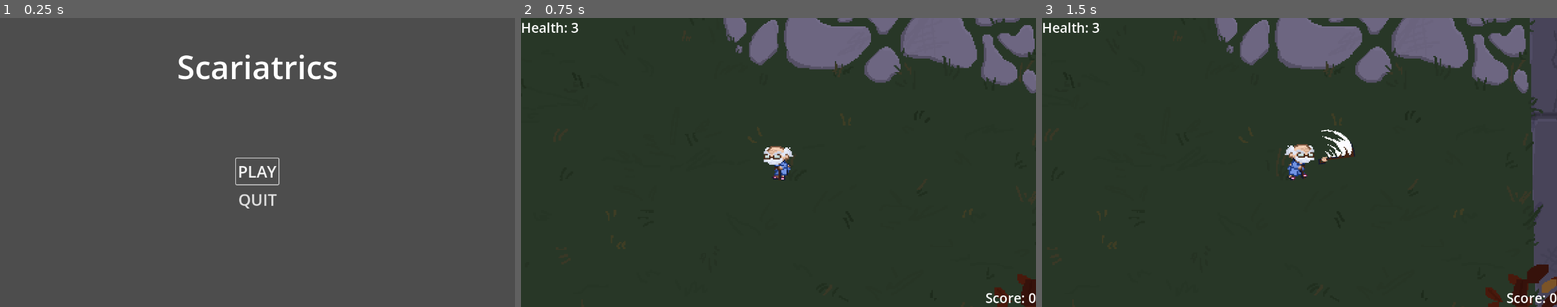
Above: before the commit, frames 1-3 (left to right).
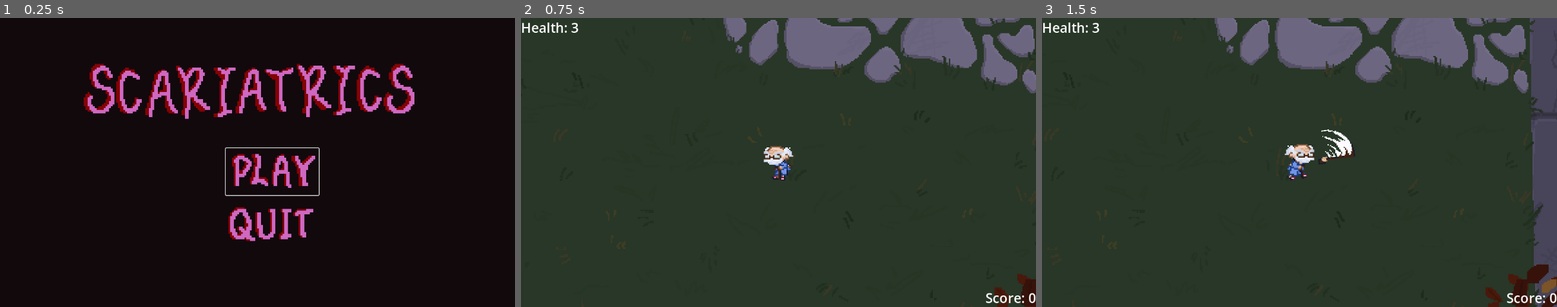
Above: after the commit, the same moments.

Repository: kschulz20/scream-jam-2024
Game: Godot game, scene res://src/UI/main_menu.tscn
Two runs of this game, one before a commit and one after it. Both use one fixed random seed, a clock stepped at 60 frames per second and the inputs below. Sound files missing from this copy of the repository are replaced by a short silence.
Inputs (mouse positions are in pixels of both pictures, inside the frame that each line leads up to; where the layout moved, square brackets give the same spot in the first picture):
- Up to frame 1 (0.25 s): no input
- Up to frame 2 (0.75 s): click (793, 171) [778, 171] at 0.5 s
- Up to frame 3 (1.5 s): tap Enter (restart) at 1.25 s; move the mouse to (1412, 148) at 1.27 s; hold D (move_right) from 1.28 s (still down); click (1412, 148) at 1.35 s

The runs differ from the first frame. In frame 1, 100% of the frame differs, in the area x 0-100%, y 0-100%; in frame 2, nothing differs; in frame 3, nothing differs.

Commit message:
Added texture text and color to main menu

Diff:
--- a/src/UI/main_menu.gd
+++ b/src/UI/main_menu.gd
@@ -1,6 +1,6 @@
 extends Control
 
-@onready var play_button = get_node("VBoxContainer/MenuOptions/Play")
+@onready var play_button = get_node("../Play")
 
 func _ready():
 	play_button.grab_focus()
--- a/src/UI/main_menu.tscn
+++ b/src/UI/main_menu.tscn
@@ -1,15 +1,32 @@
-[gd_scene load_steps=3 format=3 uid="uid://b732qgk7gx16v"]
+[gd_scene load_steps=6 format=3 uid="uid://b732qgk7gx16v"]
 
 [ext_resource type="Script" path="res://src/UI/main_menu.gd" id="1_diclq"]
+[ext_resource type="Texture2D" uid="uid://bfmc2g4je82t2" path="res://assets/title/title.png" id="2_sbicu"]
+[ext_resource type="Texture2D" uid="uid://88w5pcka4ihl" path="res://assets/title/play.png" id="2_wef45"]
 [ext_resource type="AudioStream" uid="uid://c3p2fi65512y0" path="res://assets/title/scariatrics-title.wav" id="2_x2ull"]
+[ext_resource type="Texture2D" uid="uid://ckeoxw72ijnbs" path="res://assets/title/quit.png" id="5_i5xfk"]
 
-[node name="MainMenu" type="MarginContainer"]
+[node name="CanvasLayer" type="CanvasLayer"]
+
+[node name="ColorRect" type="ColorRect" parent="."]
 anchors_preset = 15
 anchor_right = 1.0
 anchor_bottom = 1.0
 grow_horizontal = 2
 grow_vertical = 2
-focus_neighbor_left = NodePath("VBoxContainer/MenuOptions/Play")
+color = Color(0.0706356, 0.0358314, 0.0508782, 1)
+
+[node name="MainMenu" type="MarginContainer" parent="."]
+anchors_preset = 15
+anchor_right = 1.0
+anchor_bottom = 1.0
+offset_left = 23.0
+offset_top = -9.0
+offset_right = 81.0
+offset_bottom = -1.0
+grow_horizontal = 2
+grow_vertical = 2
+focus_neighbor_left = NodePath("../Play")
 focus_mode = 2
 theme_override_constants/margin_left = 120
 theme_override_constants/margin_top = 60
@@ -17,40 +34,63 @@
 theme_override_constants/margin_bottom = 60
 script = ExtResource("1_diclq")
 
-[node name="VBoxContainer" type="VBoxContainer" parent="."]
+[node name="VBoxContainer" type="VBoxContainer" parent="MainMenu"]
+layout_direction = 1
 layout_mode = 2
 
-[node name="Title" type="Label" parent="VBoxContainer"]
+[node name="Title" type="Label" parent="MainMenu/VBoxContainer"]
 layout_mode = 2
 theme_override_font_sizes/font_size = 72
-text = "Scariatrics"
 horizontal_alignment = 1
 
-[node name="MenuOptions" type="VBoxContainer" parent="VBoxContainer"]
+[node name="MenuOptions" type="VBoxContainer" parent="MainMenu/VBoxContainer"]
 layout_mode = 2
 size_flags_vertical = 3
 theme_override_constants/separation = 5
 alignment = 1
 
-[node name="Play" type="Button" parent="VBoxContainer/MenuOptions"]
+[node name="TitleMusic" type="AudioStreamPlayer" parent="MainMenu"]
+stream = ExtResource("2_x2ull")
+autoplay = true
+
+[node name="TitleTexture" type="TextureRect" parent="MainMenu"]
 layout_mode = 2
+texture = ExtResource("2_sbicu")
+expand_mode = 3
+
+[node name="PlayTexture" type="TextureRect" parent="MainMenu"]
+layout_mode = 2
+texture = ExtResource("2_wef45")
+expand_mode = 3
+
+[node name="QuitTexture" type="TextureRect" parent="MainMenu"]
+layout_mode = 2
+texture = ExtResource("5_i5xfk")
+expand_mode = 3
+
+[node name="TextureRect" type="TextureRect" parent="MainMenu"]
+layout_mode = 2
+
+[node name="Play" type="Button" parent="."]
+offset_left = 505.0
+offset_top = 292.0
+offset_right = 713.0
+offset_bottom = 397.0
 size_flags_horizontal = 4
+size_flags_vertical = 4
 focus_neighbor_bottom = NodePath("../Quit")
 theme_override_font_sizes/font_size = 36
-text = "PLAY"
 flat = true
 
-[node name="Quit" type="Button" parent="VBoxContainer/MenuOptions"]
-layout_mode = 2
+[node name="Quit" type="Button" parent="."]
+offset_left = 505.0
+offset_top = 413.0
+offset_right = 714.0
+offset_bottom = 511.0
 size_flags_horizontal = 4
 focus_neighbor_top = NodePath("../Play")
 theme_override_font_sizes/font_size = 36
-text = "QUIT"
 flat = true
 
-[node name="TitleMusic" type="AudioStreamPlayer" parent="."]
-stream = ExtResource("2_x2ull")
-autoplay = true
-
-[connection signal="pressed" from="VBoxContainer/MenuOptions/Play" to="." method="_on_play_pressed"]
-[connection signal="pressed" from="VBoxContainer/MenuOptions/Quit" to="." method="_on_quit_pressed"]
+[connection signal="pressed" from="Play" to="MainMenu" method="_on_play_pressed"]
+[connection signal="pressed" from="Quit" to="MainMenu" method="_on_quit_pressed"]
Binary file added: assets/player/lives icon.PNG
Not shown, added: assets/player/lives icon.PNG.import
Binary file added: assets/title/play.png
Not shown, added: assets/title/play.png.import
Binary file added: assets/title/quit.png
Not shown, added: assets/title/quit.png.import
Binary file added: assets/title/title.png
Not shown, added: assets/title/title.png.import
